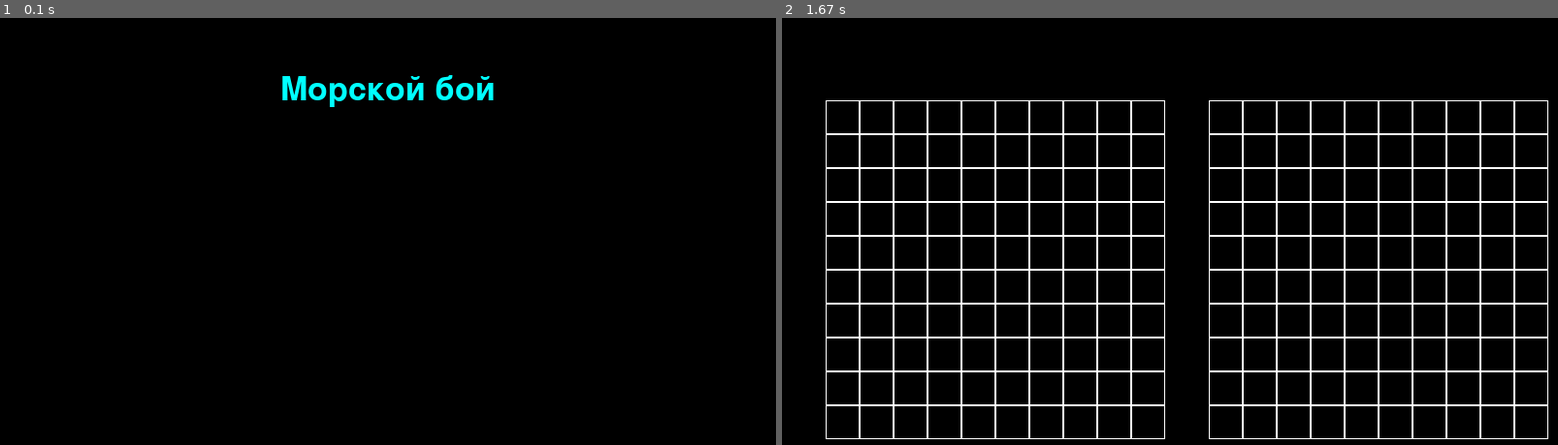
Above: before the commit, frames 1-2 (left to right).
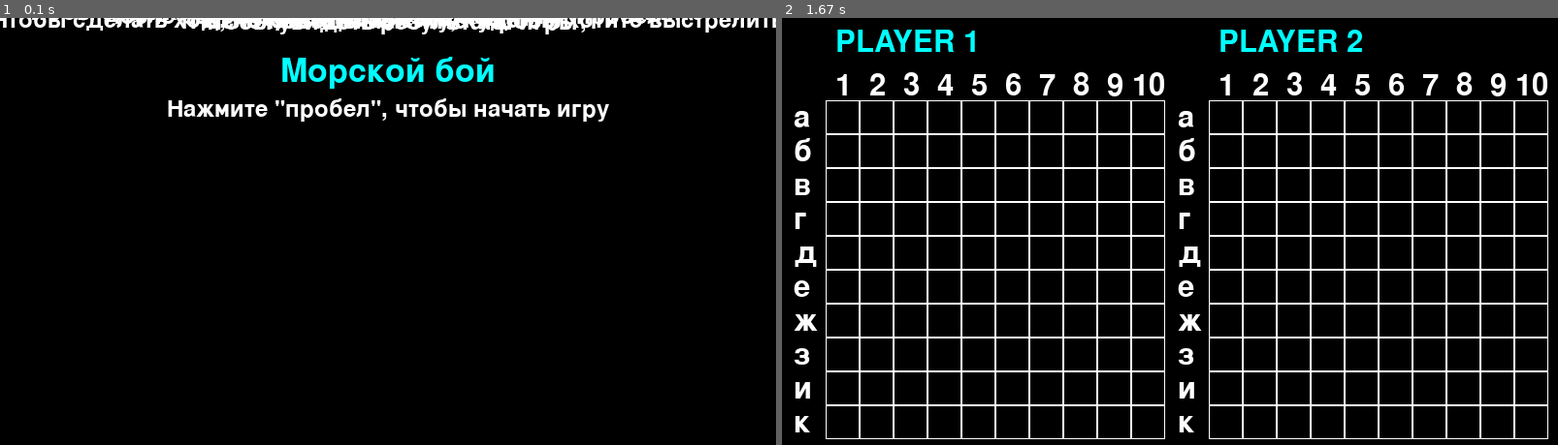
Above: after the commit, the same moments.

Repository: yuriosen/pygame_project_battleship
Game: pygame game, started from main_program.py
The game is run twice, just before and just after one commit, with the same random seed, the same clock (stepped at 60 frames per second) and the same inputs.
Inputs:
- Up to frame 1 (0.1 s): no input
- Up to frame 2 (1.67 s): tap Space at 0.33 s

The runs differ from the first frame. In frame 1, 4.6% of the frame differs, in the area x 0-100%, y 0-25%; in frame 2, 3.5%.

Commit message:
appearance fix 1

Diff:
--- a/main_program.py
+++ b/main_program.py
@@ -1,5 +1,4 @@
 import pygame
-
 
 SPACE_PRESS_COUNT = 0
 
@@ -46,14 +45,57 @@
             self.on_click(cell)
 
 
-def draw(screen):
+def draw_1():
     screen.fill((0, 0, 0))
-    font = pygame.font.Font(None, 50)
-    text = font.render("Морской бой", True, (0, 255, 255))
-    # нужно будет написать здесь правила игры (думаю, это можно из ТЗ скопировать)
-    text_x = width // 2 - text.get_width() // 2
-    text_y = height // 10 - text.get_height() // 10
-    screen.blit(text, (text_x, text_y))
+    font_1 = pygame.font.Font(None, 50)
+    font_2 = pygame.font.Font(None, 35)
+    rules = ['Морской бой', 'Нажмите "пробел", чтобы начать игру',
+             'Игра рассчитана на двух человек, играющих на одном устройстве', 'Первым расставляет корабли PLAYER 1',
+             'Чтобы это сделать, нужно нажать на корабль,', 'а затем на клетки поля, куда вы хотите его поместить',
+             'Чтобы зафиксировать местоположение корабля, нажмите "W"', 'После расстановки кораблей, нажмите "пробел"',
+             'Первым ходит PLAYER 1',
+             'Чтобы сделать ход, нажмите на клетку, куда вы хотите выстрелить', 'После победы нажмите "пробел",',
+             'чтобы увидеть результаты игры']
+    y = 15
+    for elem in rules:
+        if elem == 'Морской бой':
+            text = font_1.render(elem, True, (0, 255, 255))
+        else:
+            text = font_2.render(elem, True, (255, 255, 255))
+        text_x = width // 2 - text.get_width() // 2
+        text_y = height // y - text.get_height() // y
+        # нужно красиво расположить текст
+        screen.blit(text, (text_x, text_y))
+        y -= 8
+
+
+def draw_2():
+    screen.fill((0, 0, 0))
+    font = pygame.font.Font(None, 46)
+    letters = 'абвгдежзик'  # 'АБВГДЕЖЗИК'
+    letters_x_1 = 12
+    letters_x_2 = 408
+    letters_y = 88
+    for elem in letters:
+        text = font.render(elem, True, (255, 255, 255))
+        screen.blit(text, (letters_x_1, letters_y))
+        screen.blit(text, (letters_x_2, letters_y))
+        letters_y += 35
+    text = font.render("1  2  3  4  5  6  7  8  9 10", True, (255, 255, 255))
+    screen.blit(text, (55, 55))
+    screen.blit(text, (450, 55))
+    font_names = pygame.font.SysFont('arial', 50)
+    name_1 = font.render("PLAYER 1", True, (0, 255, 255))
+    name_2 = font.render("PLAYER 2", True, (0, 255, 255))
+    screen.blit(name_1, (55, 10))
+    screen.blit(name_2, (450, 10))
+
+    board1 = Board(10, 10)
+    board1.set_view(45, 85, 35)
+    board1.render(screen)
+    board2 = Board(10, 10)
+    board2.set_view(440, 85, 35)
+    board2.render(screen)
 
 
 if __name__ == '__main__':
@@ -61,7 +103,7 @@
     size = width, height = 800, 600
     screen = pygame.display.set_mode(size)
     pygame.display.set_caption("Касаева Яна; Цыганова Виктория")
-    draw(screen)
+    draw_1()
     running = True
     while running:
         for event in pygame.event.get():
@@ -69,13 +111,6 @@
                 running = False
             if (event.type == pygame.KEYDOWN and event.key == pygame.K_SPACE) and SPACE_PRESS_COUNT == 0:
                 SPACE_PRESS_COUNT += 1
-                screen.fill('black')
-                board1 = Board(10, 10)
-                board1.set_view(45, 85, 35)
-                board1.render(screen)
-                board2 = Board(10, 10)
-                board2.set_view(440, 85, 35)
-                board2.render(screen)
-                # по краям расположить буквы и цифры; наверху - player1, player2
+                draw_2()
         pygame.display.flip()
     pygame.quit()
